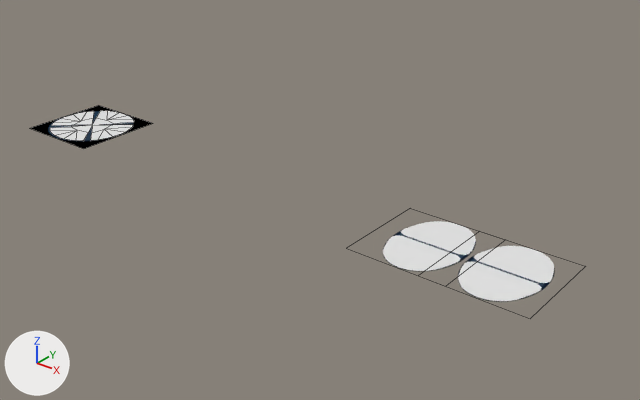
The Blender file SimpleRender2_5/blend/blue_ui.blend, before and after one commit.
Rendered twice from a 50 mm lens placed at (1633.0, -2143.0, 1116.0), pointed at (5.0, -108.0, -146.0). The lights are fixed; the arrows at lower left show +X, +Y and +Z. Mesh edges are drawn as thin lines on the coarser meshes.

Objects in the first picture: 'dpad', 'input_updn_dn', 'input_updn_up', 'input_zoom_dn', 'input_zoom_up'.
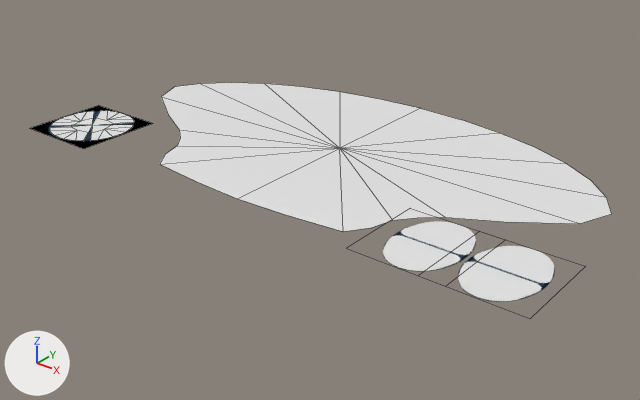
The edits, one by one:
Mesh me_circle_002 is new.
It has 33 vertices, 16 faces and spans x -884.0..884.0, y -486.0..486.0, z 0.0.
Object 'touch_area' (ob_touch_area) is new; it shows me_circle_002.
Its location is (0.0, 0.0, 0.0).

Changed parts and their boxes [x1, y1, x2, y2] in the pictures (640 x 400 px):
'touch_area', added: after [160, 83, 611, 231]
